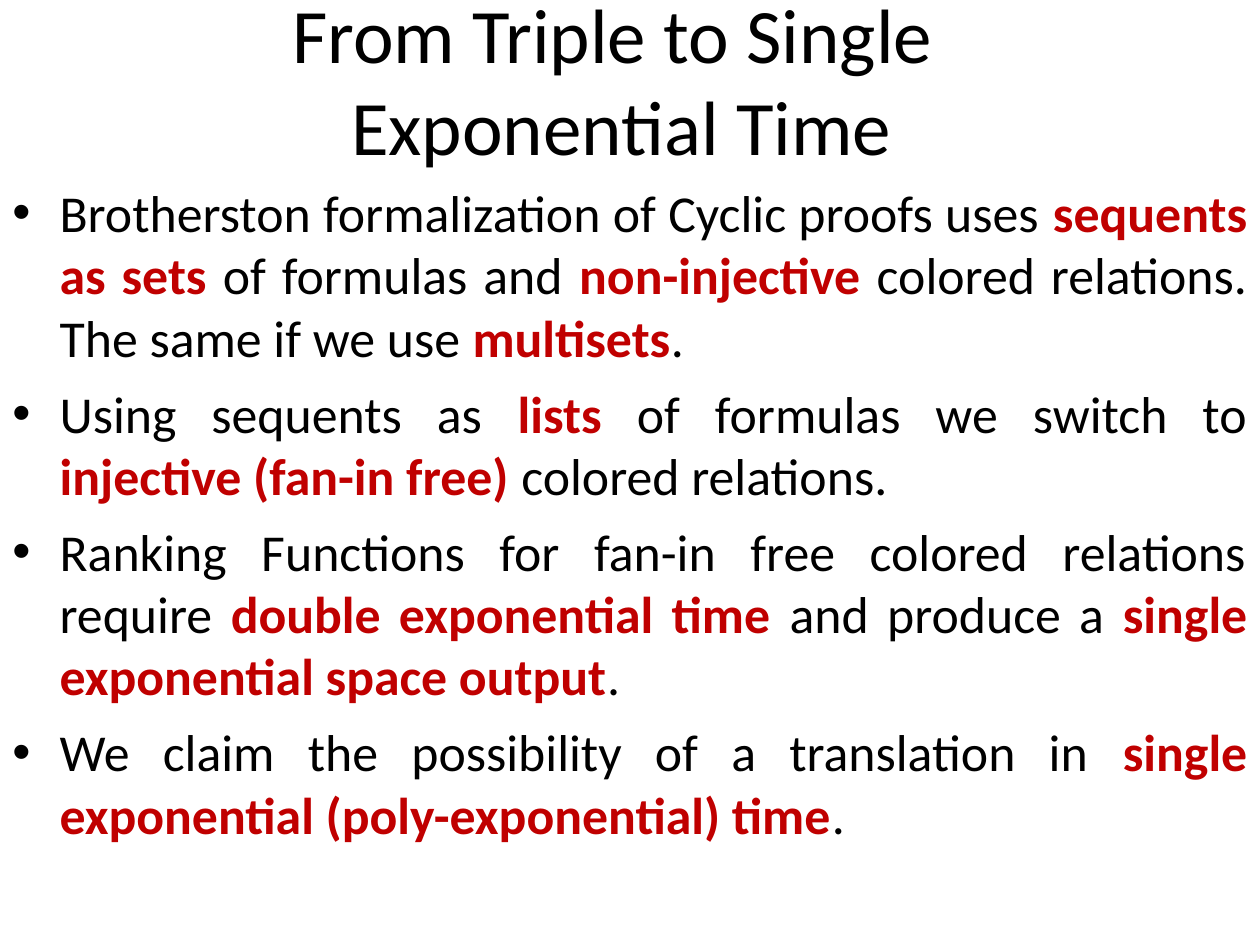
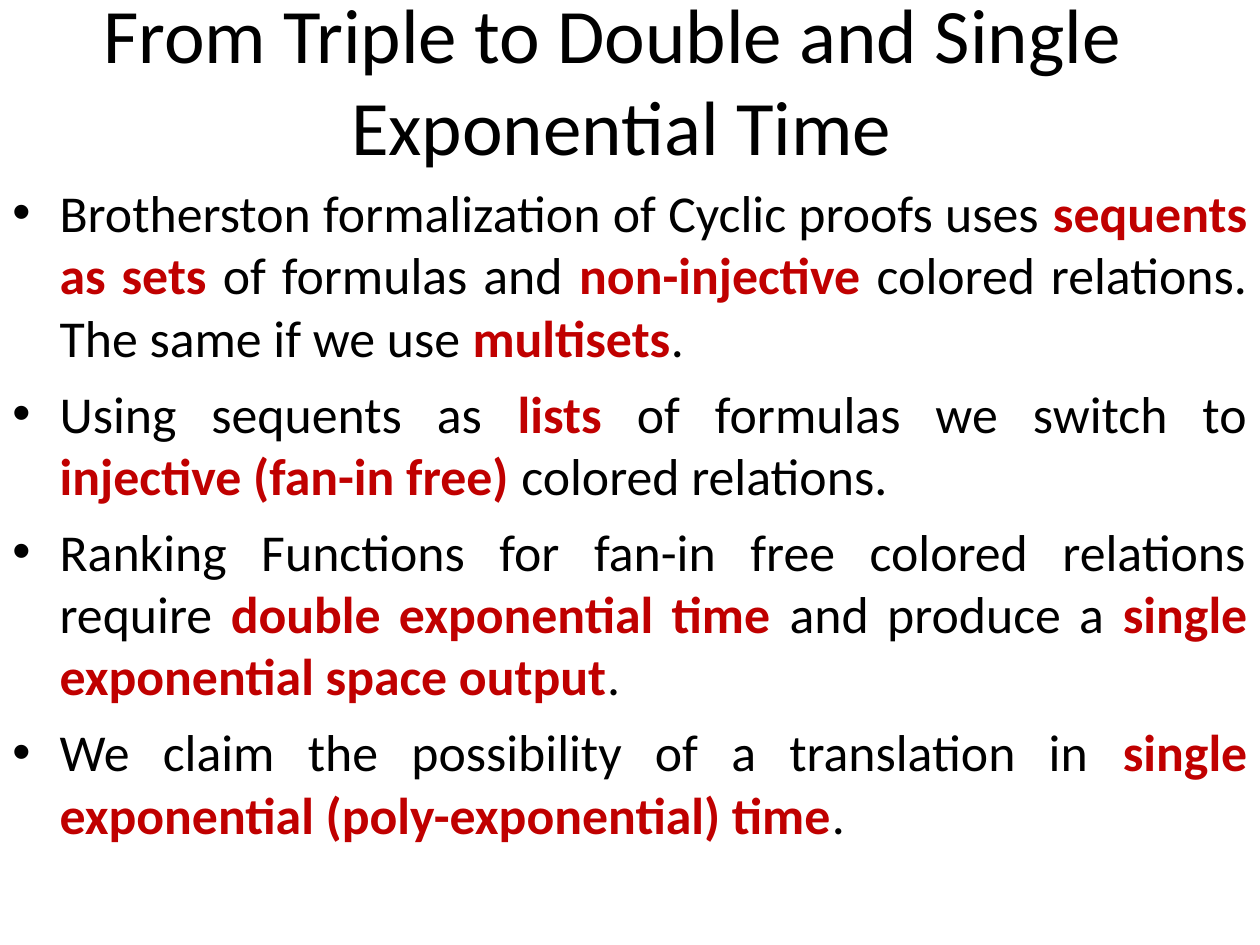
Before and after one commit to stefanoangeloberardi/GTC-injective, a slide deck: slide 4 of PDF/20260219-FUEFUKI24-Isawa Onsen-Injectivity-Slides.ppt. Drawn at 1260x945 pixels with LibreOffice and Linux fonts; fonts in the diff are those of the drawing. Boxes give left, top, right and bottom in pixels: in the first picture for what was removed or moved away, otherwise in the second. Text is boxed around its words. In the diff, an @@ line names an element or a change of style, - is before the commit and + after.

```diff
--- a/PDF/20260219-FUEFUKI24-Isawa Onsen-Injectivity-Slides.ppt
+++ b/PDF/20260219-FUEFUKI24-Isawa Onsen-Injectivity-Slides.ppt
@@ title at [103, 9, 1121, 168]: text changed @@
-From Triple to Single
-Exponential Time
+From Triple to Double and Single
+Exponential Time
```
Also in this commit, not shown: 3 other slides changed.
